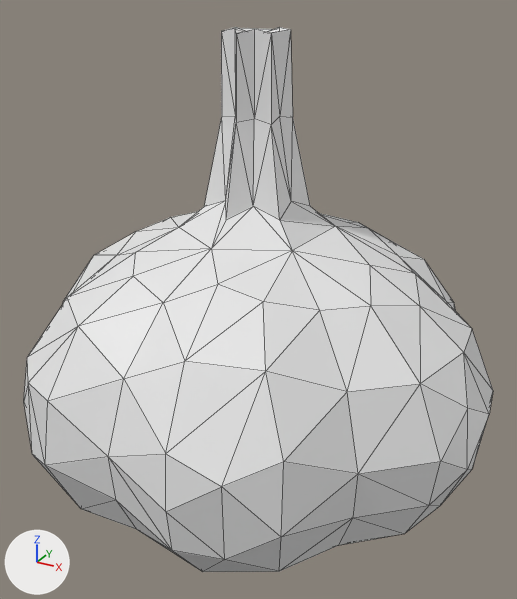
Two versions of the glTF model assets/Garlic.glb, one commit apart.
The view is the same before and after, from a camera (50 mm lens) standing at (0.671, -1.253, 0.626) and looking at (-0.015, -0.005, 0.002). The lights are fixed; the arrows at lower left show +X, +Y and +Z. The picture after the commit comes second. Mesh edges are drawn as thin lines. Vertices at exactly the same position are counted once.
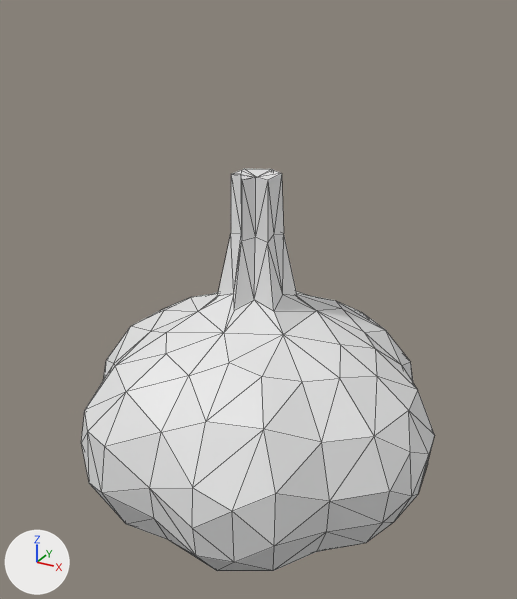
The newer file is also rescaled (x0.793), turned or shifted as a whole; pictures and numbers use the older file's frame.

Changed parts and their boxes (x1, y1, x2, y2) in the pictures (517 x 599 px):
```json
{"object": "Sphere", "change": "recoloured, reshaped, moved, rescaled", "before": [24, 27, 493, 572], "after": [81, 169, 435, 571], "on screen": "24% narrower, 26% shorter"}
```

Edits to the scene script, one JSON object a line:
```json
{"op": "remove", "block": "mat_material_002", "code": "n2 = _N.new('ShaderNodeMix'); n2.name = 'Mix'"}
{"op": "remove", "block": "mat_material_002", "code": "n2.data_type = 'RGBA'"}
{"op": "remove", "block": "mat_material_002", "code": "n2.blend_type = 'MULTIPLY'"}
{"op": "remove", "block": "mat_material_002", "code": "n2.inputs[0].default_value = 1.0  # 'Factor'"}
{"op": "remove", "block": "mat_material_002", "code": "n2.inputs[7].default_value = (0.8, 0.8, 0.8, 1.0)  # 'B', white #e7e7e7"}
{"op": "remove", "block": "mat_material_002", "code": "n3 = _N.new('ShaderNodeVertexColor'); n3.name = 'Color Attribute'"}
{"block": "mat_material_002", "where": "n0 = _N.new('ShaderNodeBsdfPrincipled'); n0.name = 'Principled BSDF'"}
{"op": "remove", "block": "mat_material_002", "code": "_L.new(n2.outputs[2], n0.inputs[0])  # 'Result' to 'Base Color'"}
{"op": "remove", "block": "mat_material_002", "code": "_L.new(n3.outputs[0], n2.inputs[6])  # 'Color' to 'A'"}
{"block": "me_sphere_001", "where": "# used by ob_sphere; location = (-0.016, -0.009, -0.172); scale = (-0.434, -0.434, -0.434)"}
{"op": "remove", "block": "me_sphere_001", "code": "me_sphere_001.from_pydata(...)  # 192 vertices, 380 faces; spans x -1.17..1.16, y -1.14..1.14, z -1.67..0.8"}
{"op": "add", "block": "me_sphere_001", "code": "me_sphere_001.from_pydata(...)  # 192 vertices, 380 faces; spans x -0.4..0.4, y -0.39..0.39, z -0.27..0.58"}
{"block": "me_sphere_001", "change": "me_sphere_001 part 1: the whole mesh is multiplied about the mesh origin by the matrix ((-0.345, 0.0, 0.0), (0.0, -0.345, 0.0), (0.0, 0.0, -0.345))"}
{"op": "set", "path": "ob_sphere.scale", "old": "(-0.434, -0.434, -0.434)", "new": "(1.0, 1.0, 1.0)"}
{"op": "set", "path": "ob_sphere.location", "old": "(-0.016, -0.009, -0.172)", "new": "(-0.016, -0.009, -0.293)"}
```
